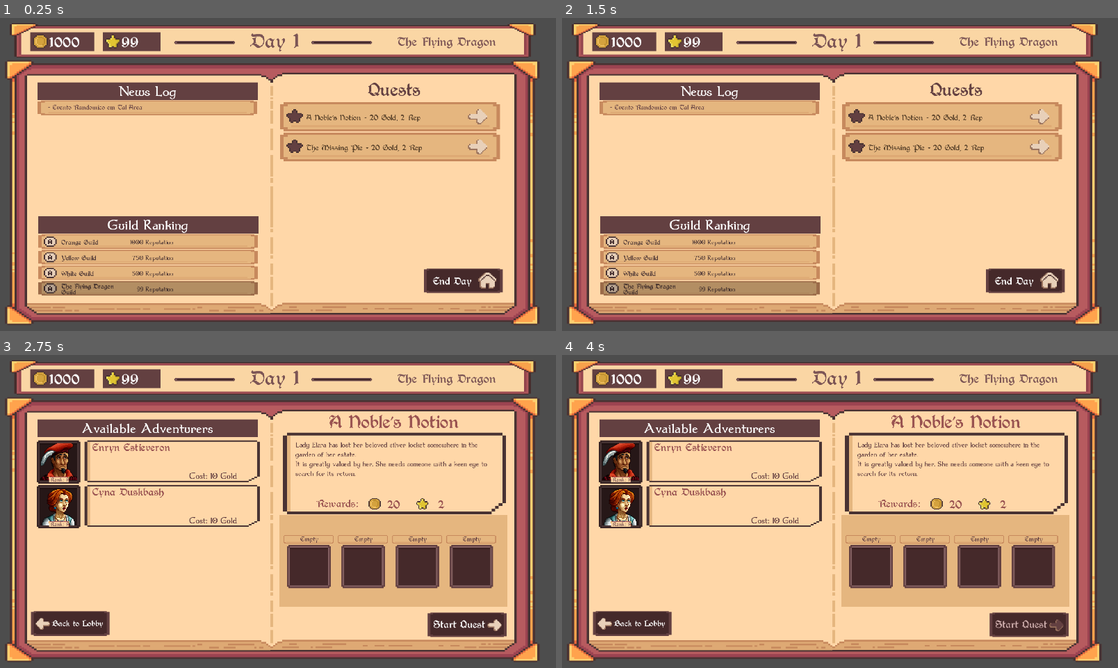
Above: before the commit, frames 1-4 (two rows, left to right).
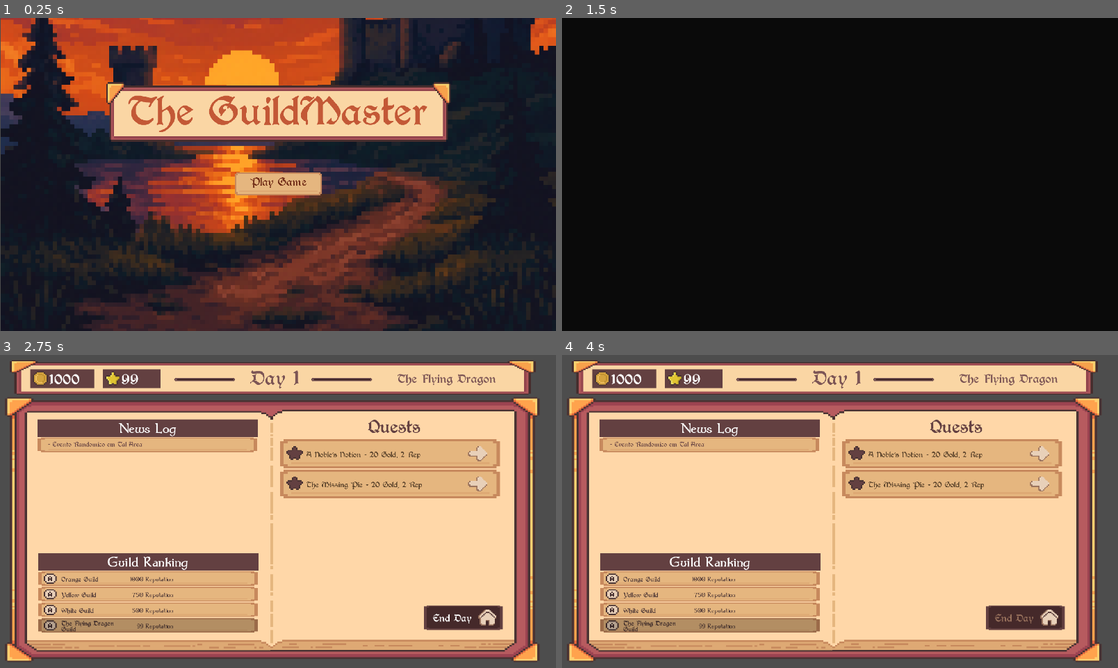
Above: after the commit, the same moments.

Repository: igoralves3/BrackeysGameJamIgorJoaoRodrigo
Game: Godot game, scene res://Scenes/BookPages/main_menu.tscn
The game is run twice, just before and just after one commit, with the same random seed, the same clock (stepped at 60 frames per second) and the same inputs. Before the commit the project starts from res://Scenes/Main.tscn.
Inputs (mouse positions are in pixels of both pictures, inside the frame that each line leads up to):
- Up to frame 1 (0.25 s): no input
- Up to frame 2 (1.5 s): click (840, 183) at 0.5 s, where only the run after the commit has a clickable "Play Game"; click (840, 183) at 1.25 s, where only the run after the commit has a clickable "Play Game"
- Up to frame 3 (2.75 s): click (478, 455) at 2.02 s
- Up to frame 4 (4 s): click (1029, 624) at 2.75 s, where only the run before the commit has a clickable "Start Quest"; click (1029, 624) at 3.5 s, where only the run before the commit has a clickable "Start Quest"

The runs differ from the first frame. In frame 1, 96% of the frame differs, in the area x 0-100%, y 0-100%; in frame 2, 100%; in frame 3, 36%; in frame 4, 36%.

Commit message:
added main menu, and scene transition fade in/outs

Diff:
--- /dev/null
+++ b/bragamejam2025.2_guildmaster/Scenes/BookPages/main_menu.tscn
@@ -0,0 +1,104 @@
+[gd_scene load_steps=8 format=3 uid="uid://bmvplitwo1xgc"]
+
+[ext_resource type="Script" uid="uid://dmen8hq1nnxs3" path="res://Scripts/main_menu.gd" id="1_bumi1"]
+[ext_resource type="Texture2D" uid="uid://bl8r1v10ok3sv" path="res://Resources/BGs/IMG_4822.png" id="2_17uig"]
+[ext_resource type="Texture2D" uid="uid://0vq6dm5scg0w" path="res://Resources/BGs/IMG_5239.png" id="3_6itu3"]
+[ext_resource type="Script" uid="uid://ccocmh3nyq4pb" path="res://Scripts/bgscrollscript.gd" id="4_17uig"]
+[ext_resource type="FontFile" uid="uid://b1s1rbc2pq2bd" path="res://Resources/Fonts/Berry Rotunda.ttf" id="4_n4fnu"]
+[ext_resource type="Texture2D" uid="uid://b6xdjhwggsd7a" path="res://Resources/Sprites/UI_TravelBook_Spritesheet01a.png" id="5_6itu3"]
+[ext_resource type="Texture2D" uid="uid://bmalybikwu6en" path="res://Resources/Sprites/UI_TravelBook_FrameSelect01b.png" id="7_n4fnu"]
+
+[node name="MainMenu" type="Control"]
+layout_mode = 3
+anchors_preset = 15
+anchor_right = 1.0
+anchor_bottom = 1.0
+offset_left = 3.0
+offset_top = 10.0
+grow_horizontal = 2
+grow_vertical = 2
+script = ExtResource("1_bumi1")
+
+[node name="BG_12" type="Sprite2D" parent="."]
+visible = false
+position = Vector2(965, 720)
+scale = Vector2(15, 15)
+texture = ExtResource("2_17uig")
+hframes = 4
+vframes = 3
+
+[node name="BG_5" type="Sprite2D" parent="."]
+position = Vector2(959, 120)
+scale = Vector2(15, 15)
+texture = ExtResource("3_6itu3")
+hframes = 5
+script = ExtResource("4_17uig")
+
+[node name="MainMenuContainer" type="HBoxContainer" parent="."]
+layout_mode = 0
+offset_right = 1919.0
+offset_bottom = 1079.0
+alignment = 1
+
+[node name="MainMenuVBoxContainer" type="VBoxContainer" parent="MainMenuContainer"]
+custom_minimum_size = Vector2(500, 400)
+layout_mode = 2
+
+[node name="MarginContainer2" type="MarginContainer" parent="MainMenuContainer/MainMenuVBoxContainer"]
+custom_minimum_size = Vector2(50, 200)
+layout_mode = 2
+
+[node name="TextureRect" type="TextureRect" parent="MainMenuContainer/MainMenuVBoxContainer"]
+custom_minimum_size = Vector2(1200, 220)
+layout_mode = 2
+texture = ExtResource("5_6itu3")
+
+[node name="GameTitle" type="Label" parent="MainMenuContainer/MainMenuVBoxContainer/TextureRect"]
+self_modulate = Color(0.76544, 0.345707, 0.211681, 1)
+layout_mode = 2
+offset_left = 59.0
+offset_top = 64.0
+offset_right = 1142.0
+offset_bottom = 179.0
+theme_override_fonts/font = ExtResource("4_n4fnu")
+theme_override_font_sizes/font_size = 100
+text = "The GuildMaster"
+horizontal_alignment = 1
+vertical_alignment = 2
+
+[node name="MarginContainer" type="MarginContainer" parent="MainMenuContainer/MainMenuVBoxContainer"]
+custom_minimum_size = Vector2(50, 90)
+layout_mode = 2
+
+[node name="PlayButtonContainer" type="HBoxContainer" parent="MainMenuContainer/MainMenuVBoxContainer"]
+layout_mode = 2
+alignment = 1
+
+[node name="PlayGameButton" type="TextureButton" parent="MainMenuContainer/MainMenuVBoxContainer/PlayButtonContainer"]
+custom_minimum_size = Vector2(300, 80)
+layout_mode = 2
+texture_normal = ExtResource("7_n4fnu")
+stretch_mode = 0
+
+[node name="Label" type="Label" parent="MainMenuContainer/MainMenuVBoxContainer/PlayButtonContainer/PlayGameButton"]
+self_modulate = Color(0.447256, 0.180678, 0.0949587, 1)
+layout_mode = 0
+offset_right = 300.0
+offset_bottom = 80.0
+theme_override_fonts/font = ExtResource("4_n4fnu")
+theme_override_font_sizes/font_size = 28
+text = "Play Game"
+horizontal_alignment = 1
+vertical_alignment = 1
+
+[node name="OptionsContainer" type="HBoxContainer" parent="."]
+visible = false
+offset_right = 40.0
+offset_bottom = 40.0
+
+[node name="CreditsContainer" type="HBoxContainer" parent="."]
+visible = false
+offset_right = 40.0
+offset_bottom = 40.0
+
+[connection signal="pressed" from="MainMenuContainer/MainMenuVBoxContainer/PlayButtonContainer/PlayGameButton" to="." method="_on_play_game_button_pressed"]
--- a/bragamejam2025.2_guildmaster/Scenes/scene_transition.tscn
+++ b/bragamejam2025.2_guildmaster/Scenes/scene_transition.tscn
@@ -1,11 +1,84 @@
-[gd_scene load_steps=2 format=3 uid="uid://qfslktk4vorj"]
+[gd_scene load_steps=8 format=3 uid="uid://qfslktk4vorj"]
 
 [ext_resource type="Script" uid="uid://d0nojrk4qp7ef" path="res://Scripts/Singletons/scene_transition.gd" id="1_crfs3"]
+[ext_resource type="Texture2D" uid="uid://0vq6dm5scg0w" path="res://Resources/BGs/IMG_5239.png" id="2_8sxkv"]
+[ext_resource type="Script" uid="uid://ccocmh3nyq4pb" path="res://Scripts/bgscrollscript.gd" id="3_sd3nk"]
+
+[sub_resource type="Animation" id="Animation_6nemr"]
+resource_name = "fade_in"
+tracks/0/type = "value"
+tracks/0/imported = false
+tracks/0/enabled = true
+tracks/0/path = NodePath(".:self_modulate")
+tracks/0/interp = 1
+tracks/0/loop_wrap = true
+tracks/0/keys = {
+"times": PackedFloat32Array(0.0666667, 0.9),
+"transitions": PackedFloat32Array(1, 1),
+"update": 0,
+"values": [Color(1, 1, 1, 0), Color(1, 1, 1, 1)]
+}
+
+[sub_resource type="Animation" id="Animation_4k12m"]
+length = 0.001
+tracks/0/type = "value"
+tracks/0/imported = false
+tracks/0/enabled = true
+tracks/0/path = NodePath(".:self_modulate")
+tracks/0/interp = 1
+tracks/0/loop_wrap = true
+tracks/0/keys = {
+"times": PackedFloat32Array(0),
+"transitions": PackedFloat32Array(1),
+"update": 0,
+"values": [Color(1, 1, 1, 0)]
+}
+
+[sub_resource type="Animation" id="Animation_8sxkv"]
+resource_name = "fade_out"
+tracks/0/type = "value"
+tracks/0/imported = false
+tracks/0/enabled = true
+tracks/0/path = NodePath(".:self_modulate")
+tracks/0/interp = 1
+tracks/0/loop_wrap = true
+tracks/0/keys = {
+"times": PackedFloat32Array(0.1, 0.966667),
+"transitions": PackedFloat32Array(1, 1),
+"update": 0,
+"values": [Color(1, 1, 1, 1), Color(1, 1, 1, 0)]
+}
+
+[sub_resource type="AnimationLibrary" id="AnimationLibrary_iaif7"]
+_data = {
+&"RESET": SubResource("Animation_4k12m"),
+&"fade_in": SubResource("Animation_6nemr"),
+&"fade_out": SubResource("Animation_8sxkv")
+}
 
 [node name="SceneTransition" type="CanvasLayer"]
 script = ExtResource("1_crfs3")
 
+[node name="BG_5" type="Sprite2D" parent="."]
+visible = false
+position = Vector2(959, 120)
+scale = Vector2(15, 15)
+texture = ExtResource("2_8sxkv")
+hframes = 5
+script = ExtResource("3_sd3nk")
+
 [node name="ColorRect" type="ColorRect" parent="."]
-offset_right = 1916.0
-offset_bottom = 1076.0
-color = Color(0.129558, 0.129558, 0.129558, 1)
+self_modulate = Color(1, 1, 1, 0)
+anchors_preset = 15
+anchor_right = 1.0
+anchor_bottom = 1.0
+grow_horizontal = 2
+grow_vertical = 2
+size_flags_horizontal = 3
+color = Color(0.0383972, 0.0383972, 0.0383971, 1)
+
+[node name="AnimationPlayer" type="AnimationPlayer" parent="."]
+root_node = NodePath("../ColorRect")
+libraries = {
+&"": SubResource("AnimationLibrary_iaif7")
+}
--- a/bragamejam2025.2_guildmaster/Scripts/Singletons/scene_transition.gd
+++ b/bragamejam2025.2_guildmaster/Scripts/Singletons/scene_transition.gd
@@ -1,20 +1,21 @@
 extends CanvasLayer
 
+signal on_transition_finished
+
 @onready var color_rect: ColorRect = $ColorRect
-#@onready var timer: Timer = $Timer
+@onready var animation_player = $AnimationPlayer
 
 func _ready() -> void:
 	color_rect.visible = false
+	animation_player.animation_finished.connect(_on_animation_finished)
 
-func reload_currentscene():
-	get_tree().reload_current_scene()
+func _on_animation_finished(anim_name):
+	if anim_name == "fade_in":
+		on_transition_finished.emit()
+		animation_player.play("fade_out")
+	elif anim_name == "fade_out":
+		color_rect.visible = false
 
-func change_scene(scene: String):
+func transition():
 	color_rect.visible = true
-	var timer = get_tree().create_timer(randf_range(0.9, 1.5))
-	#print(timer.time_left)
-	await timer.timeout
-
-	get_tree().change_scene_to_file(scene)
-
-	color_rect.visible = false
+	animation_player.play("fade_in")
--- /dev/null
+++ b/bragamejam2025.2_guildmaster/Scripts/bgscrollscript.gd
@@ -0,0 +1,8 @@
+extends Sprite2D
+
+func _process(delta: float) -> void:
+	while (position.y <= 600):
+		position.y += 45 * delta
+
+		if get_tree():
+			await get_tree().create_timer(1).timeout
--- /dev/null
+++ b/bragamejam2025.2_guildmaster/Scripts/main_menu.gd
@@ -0,0 +1,9 @@
+extends Control
+
+const scenetoLoad = preload("res://Scenes/Main.tscn")
+
+func _on_play_game_button_pressed() -> void:
+	SceneTransition.transition()
+	SoundManager.pickButtonSFX(randi() % 3)
+	await SceneTransition.on_transition_finished
+	get_tree().change_scene_to_packed(scenetoLoad)
--- a/bragamejam2025.2_guildmaster/project.godot
+++ b/bragamejam2025.2_guildmaster/project.godot
@@ -11,7 +11,7 @@
 [application]
 
 config/name="BraGameJam2025.2_Guildmaster"
-run/main_scene="uid://cxlhoks2ojowv"
+run/main_scene="uid://bmvplitwo1xgc"
 config/features=PackedStringArray("4.4", "Forward Plus")
 
 [autoload]
Binary file added: bragamejam2025.2_guildmaster/Resources/BGs/HR_The Coastal Fortress.png
Not shown, added: bragamejam2025.2_guildmaster/Resources/BGs/HR_The Coastal Fortress.png.import
Binary file added: bragamejam2025.2_guildmaster/Resources/BGs/IMG_4789.png
Not shown, added: bragamejam2025.2_guildmaster/Resources/BGs/IMG_4789.png.import
Binary file added: bragamejam2025.2_guildmaster/Resources/BGs/IMG_4822.png
Not shown, added: bragamejam2025.2_guildmaster/Resources/BGs/IMG_4822.png.import
Binary file added: bragamejam2025.2_guildmaster/Resources/BGs/IMG_5239.png
Not shown, added: bragamejam2025.2_guildmaster/Resources/BGs/IMG_5239.png.import
Binary file added: bragamejam2025.2_guildmaster/Resources/BGs/The Coastal Fortress.png
Not shown, added: bragamejam2025.2_guildmaster/Resources/BGs/The Coastal Fortress.png.import
Not shown, added: bragamejam2025.2_guildmaster/Scripts/bgscrollscript.gd.uid
Not shown, added: bragamejam2025.2_guildmaster/Scripts/main_menu.gd.uid
